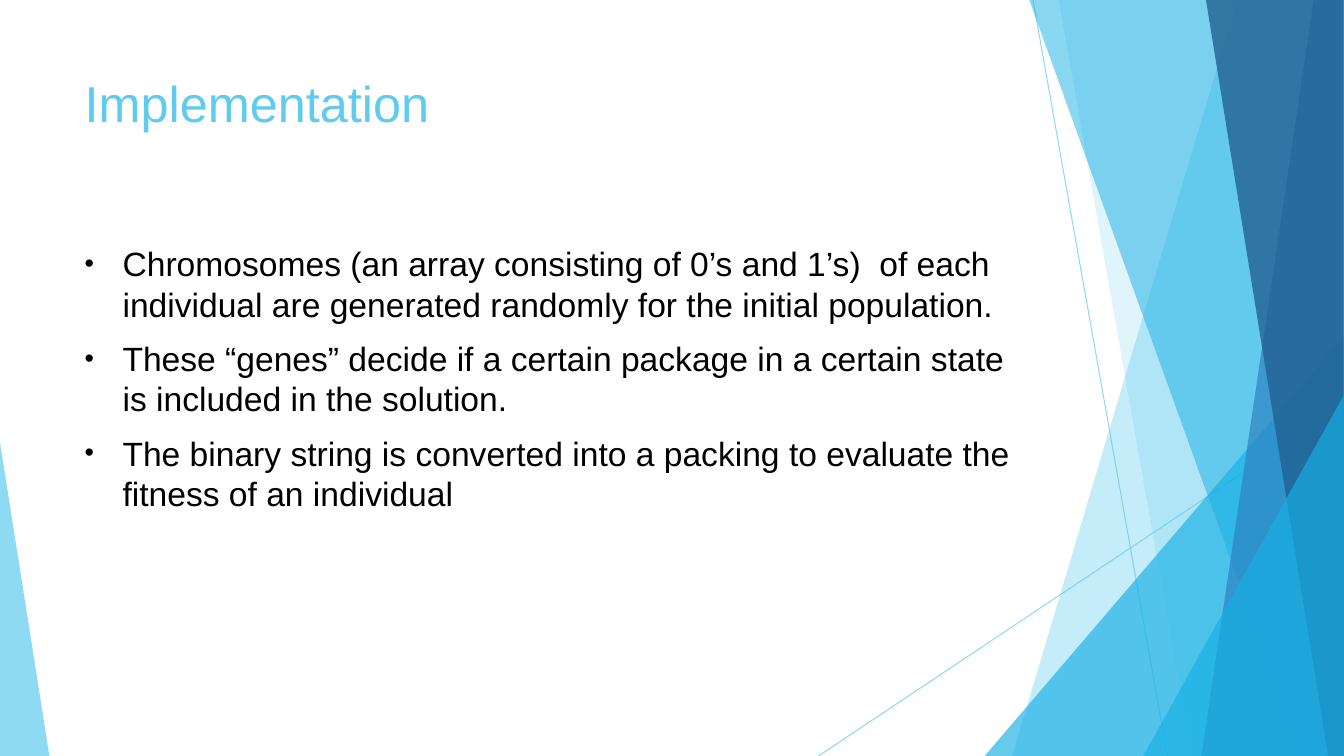
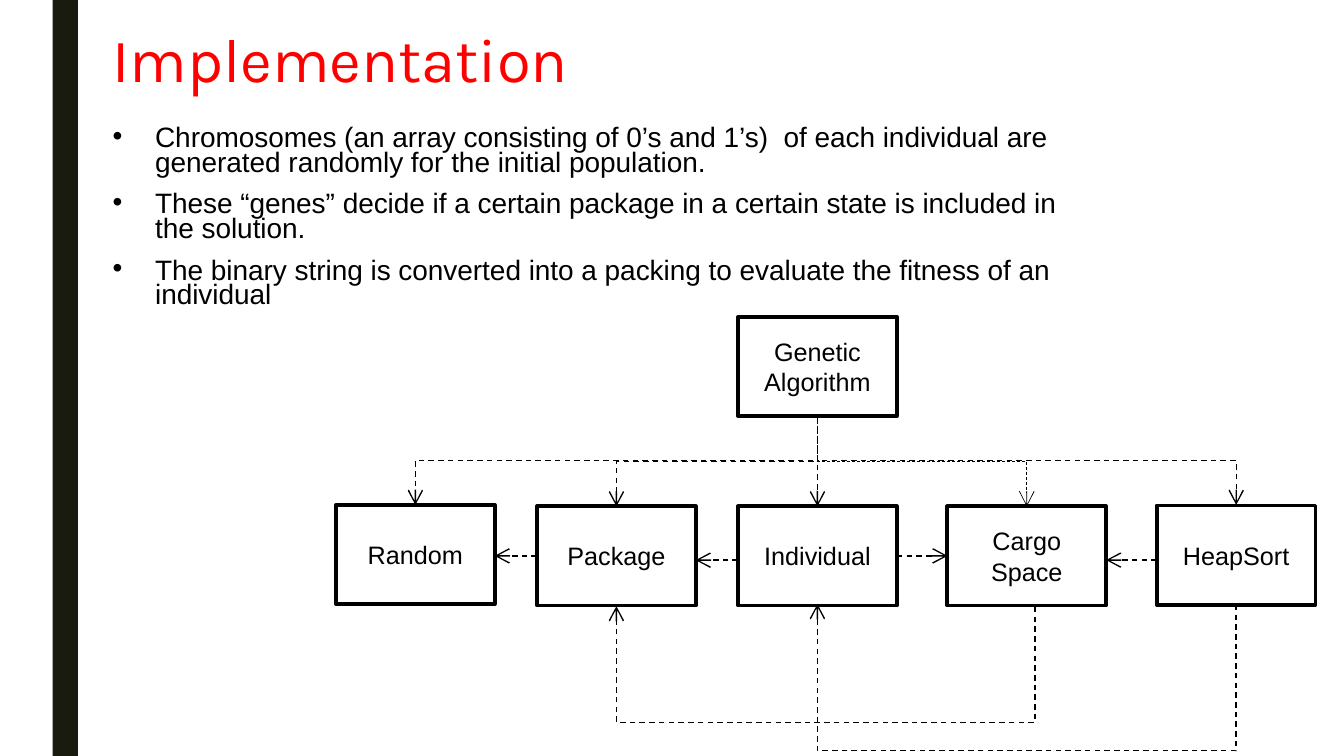
Before and after one commit to swengeler/PP3, a slide deck: slide 17 of Report, presentation and related stuff/Knapsack_problem.pptx (slide 13 before the commit). Drawn at 1344x756 pixels with LibreOffice and Linux fonts; fonts in the diff are those of the drawing. Boxes give left, top, right and bottom in pixels: in the first picture for what was removed or moved away, otherwise in the second. Text is boxed around its words. In the diff, an @@ line names an element or a change of style, - is before the commit and + after.

```diff
--- a/Report, presentation and related stuff/Knapsack_problem.pptx
+++ b/Report, presentation and related stuff/Knapsack_problem.pptx
@@ rectangle added at (x1=52, y1=0, x2=78, y2=756), fill #191B0E @@
@@ title "Implementation" moved from (x1=85, y1=85, x2=429, y2=132) to (x1=113, y1=39, x2=568, y2=97) @@
@@ title "Implementation" at (x1=113, y1=39, x2=568, y2=97): size 36 to 44 pt, font Arial to Karla, text colour #5FCBEF to #FF0000; line spacing 1 to 0.89 @@
@@ text "Chromosomes (an array consisting of ..." moved from (x1=123, y1=251, x2=1010, y2=507) to (x1=155, y1=126, x2=1056, y2=305) @@
@@ text "Chromosomes (an array consisting of ..." at (x1=155, y1=126, x2=1056, y2=305): size 24 to 19.9 pt; indent changed; line spacing 1 to 0.74; more space between paragraphs @@
@@ rectangle added at (x1=738, y1=317, x2=896, y2=415), fill #FFFFFF, outline #000000 2.75 pt, 18 pt, text #000000 @@
+Genetic
+Algorithm
@@ elbow arrow added from (818, 416) to (415, 505), #000000 1 pt dashed @@
@@ elbow arrow added from (818, 416) to (617, 506), #000000 1 pt dashed @@
@@ elbow arrow added from (818, 416) to (1236, 505), #000000 1 pt dashed @@
@@ arrow added from (818, 416) to (818, 506), #000000 1 pt dashed @@
@@ elbow arrow added from (818, 416) to (1027, 506), #000000 0.5 pt dashed @@
@@ group removed at (x1=0, y1=0, x2=1344, y2=756): 5 freeform shapes, 3 triangles, 2 lines @@
@@ rectangle added at (x1=336, y1=505, x2=494, y2=604), fill #FFFFFF, outline #000000 2.75 pt, 18 pt, text #000000 @@
+Random
@@ rectangle added at (x1=537, y1=506, x2=696, y2=605), fill #FFFFFF, outline #000000 2.75 pt, 18 pt, text #000000 @@
+Package
@@ rectangle added at (x1=738, y1=506, x2=896, y2=605), fill #FFFFFF, outline #000000 2.75 pt, 18 pt, text #000000 @@
+Individual
@@ rectangle added at (x1=948, y1=506, x2=1106, y2=605), fill #FFFFFF, outline #000000 2.75 pt, 18 pt, text #000000 @@
+Cargo
+Space
@@ rectangle added at (x1=1157, y1=506, x2=1316, y2=605), fill #FFFFFF, outline #000000 2.75 pt, 18 pt, text #000000 @@
+HeapSort
@@ arrow added from (537, 556) to (495, 556), #000000 1 pt dashed @@
@@ arrow added from (738, 561) to (696, 561), #000000 1 pt dashed @@
@@ arrow added from (897, 556) to (948, 556), #000000 1 pt dashed @@
@@ elbow arrow added from (1157, 561) to (1106, 561), #000000 1 pt dashed @@
@@ elbow arrow added from (1035, 607) to (617, 606), #000000 1 pt dashed @@
@@ elbow arrow added from (1236, 605) to (818, 604), #000000 1 pt dashed @@
```
Also in this commit, not shown: 15 other slides changed, 9 slides added, 1 slide removed.
